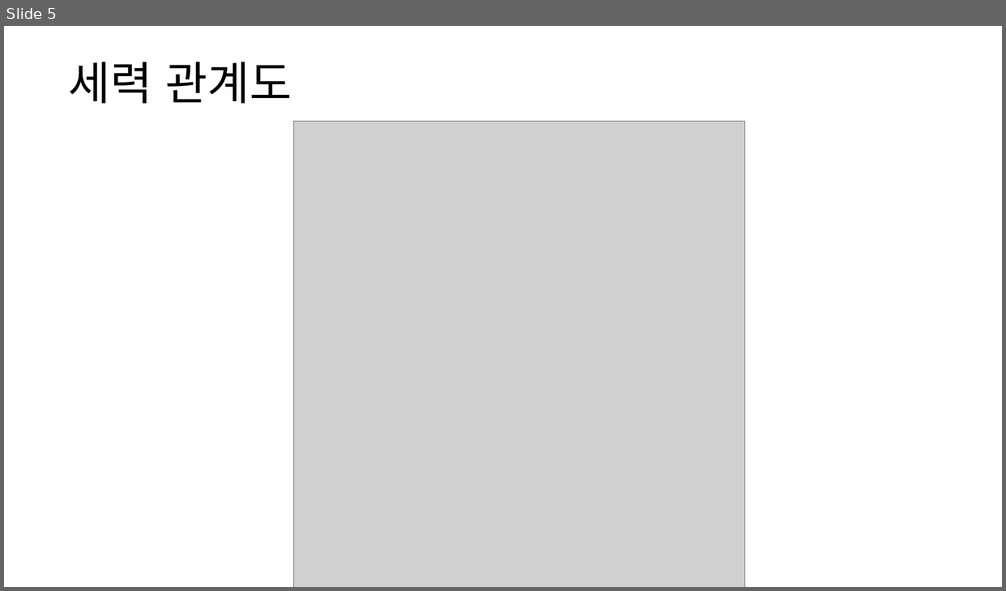
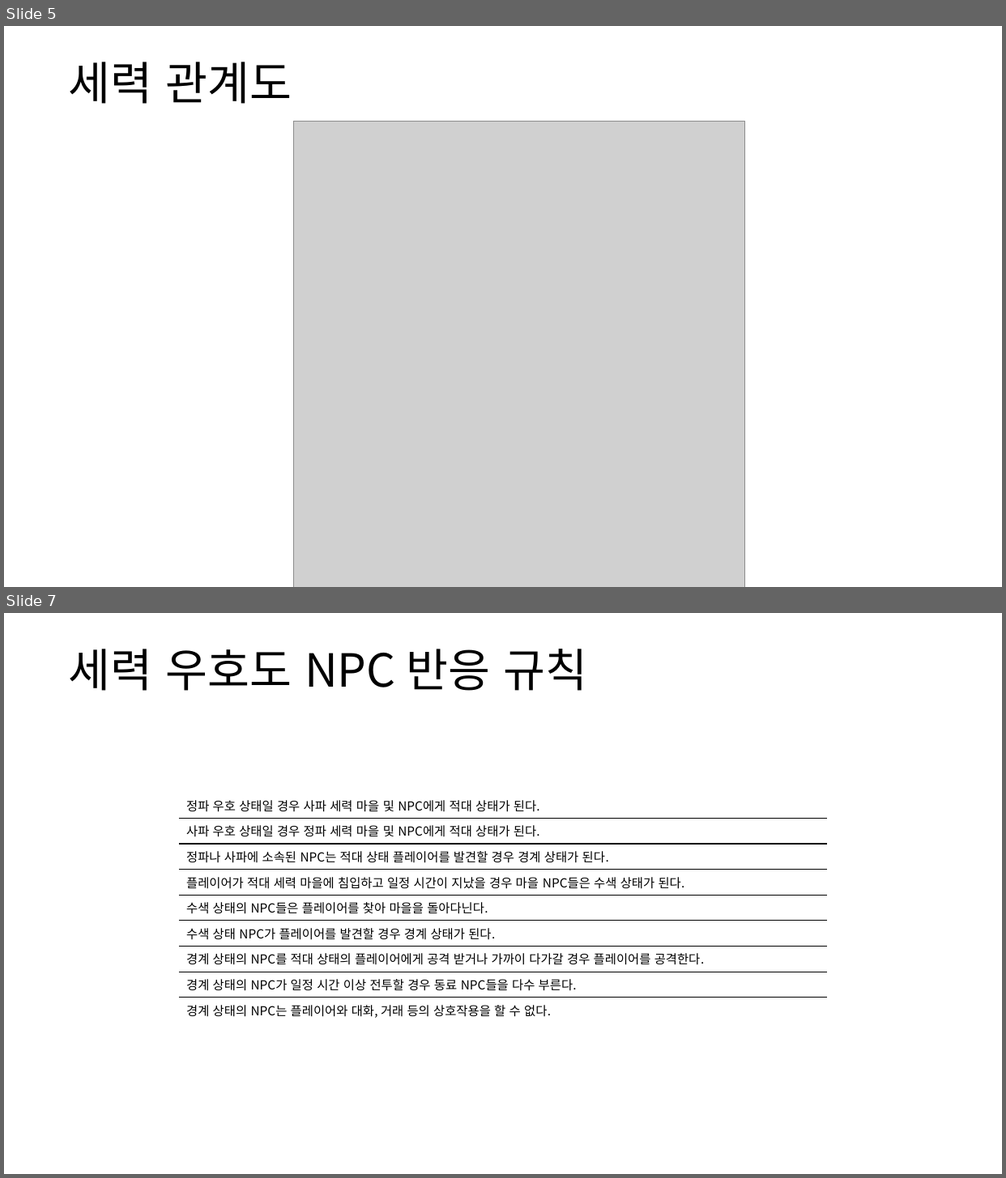
Before and after one commit to yjk0401/unityenginebasic_9th, a slide deck: 기획/방랑엽사전/세력 시스템 기획서.pptx. Shown one above the other, each under a label of ours: slide 5 before the commit, slides 5 and 7 after it; the slides between them are not shown. The pictures are 1006x591 and 1006x1178 pixels, drawn with LibreOffice and Linux fonts; fonts in the diff are those of the drawing; grey boxes stand for pictures. Boxes give left, top, right and bottom in pixels: in the first picture for what was removed or moved away, otherwise in the second. Text is boxed around its words. In the diff, an @@ line names an element or a change of style, - is before the commit and + after.

```diff
--- a/기획/방랑엽사전/세력 시스템 기획서.pptx
+++ b/기획/방랑엽사전/세력 시스템 기획서.pptx
@@ slide 7 added at (4,613,1002,1174), background #FFFFFF @@
@@ text added at (68,649,587,691), 44 pt, text #000000 @@
+세력 우호도 NPC 반응 규칙
@@ table added at (179,793,828,1021), 9 rows, 1 columns @@
+정파 우호 상태일 경우 사파 세력 마을 및 NPC에게 적대 상태가 된다.
+사파 우호 상태일 경우 정파 세력 마을 및 NPC에게 적대 상태가 된다.
+정파나 사파에 소속된 NPC는 적대 상태 플레이어를 발견할 경우 경계 상태가 된다.
+플레이어가 적대 세력 마을에 침입하고 일정 시간이 지났을 경우 마을 NPC들은 수색 상태가 된다.
+수색 상태의 NPC들은 플레이어를 찾아 마을을 돌아다닌다.
+수색 상태 NPC가 플레이어를 발견할 경우 경계 상태가 된다.
+경계 상태의 NPC를 적대 상태의 플레이어에게 공격 받거나 가까이 다가갈 경우 플레이어를 공격한다.
+경계 상태의 NPC가 일정 시간 이상 전투할 경우 동료 NPC들을 다수 부른다.
+경계 상태의 NPC는 플레이어와 대화, 거래 등의 상호작용을 할 수 없다.
```
Also in this commit, not shown: 2 slides changed, 3 other slides added, 2 other files.
